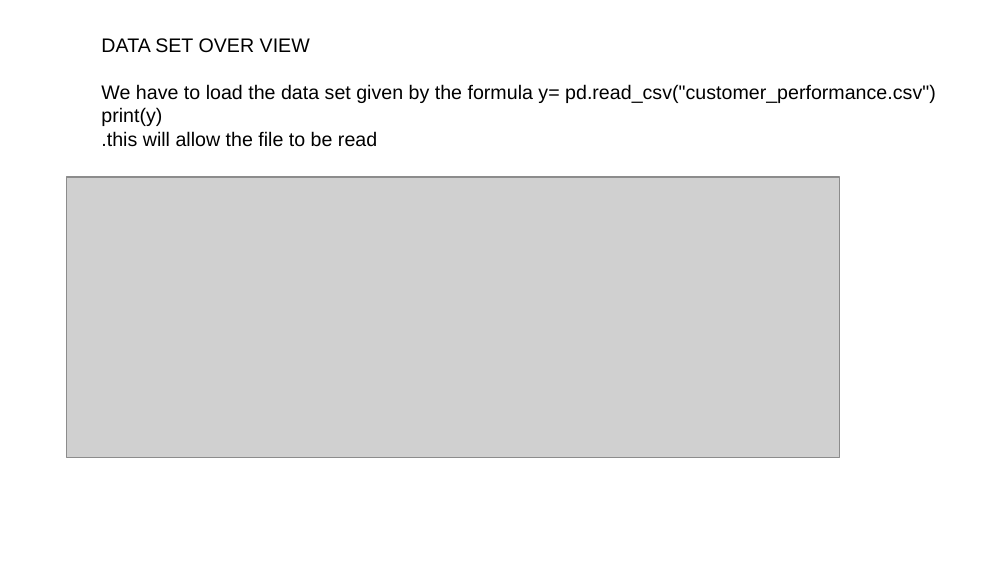
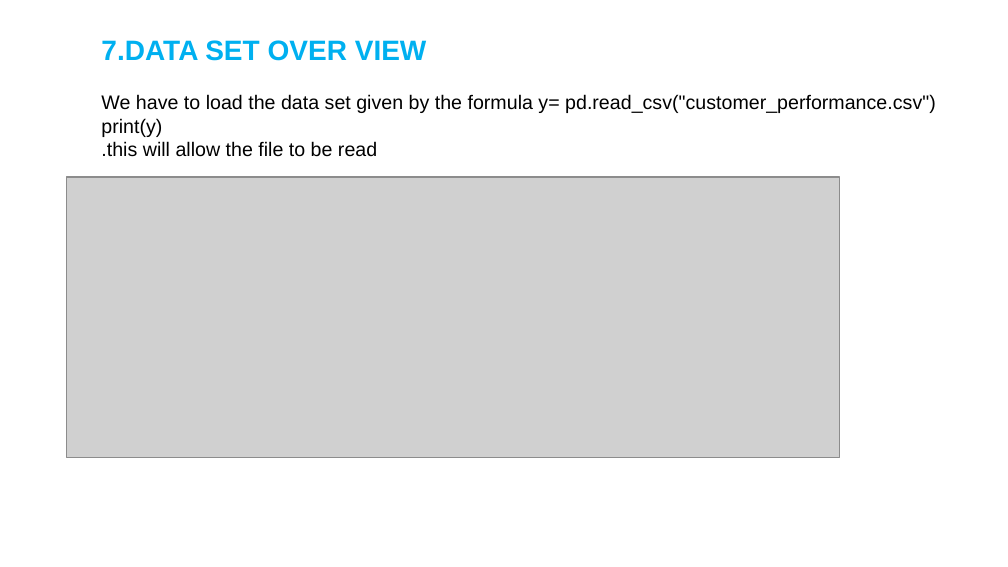
Before and after one commit to SafehEmmanuela/Final-Project, a slide deck: slide 8 of Power point presentation.pptx. Drawn at 1008x567 pixels with LibreOffice and Linux fonts; fonts in the diff are those of the drawing; grey boxes stand for pictures. Boxes give left, top, right and bottom in pixels: in the first picture for what was removed or moved away, otherwise in the second. Text is boxed around its words. In the diff, an @@ line names an element or a change of style, - is before the commit and + after.

```diff
--- a/Power point presentation.pptx
+++ b/Power point presentation.pptx
@@ text at (101, 40, 427, 61): text changed; size 14 to 20 pt; text colour #000000 to #00B0F0; bold on @@
-DATA SET OVER VIEW
+7.DATA SET OVER VIEW
```
Also in this commit, not shown: 6 other slides changed, 2 slides added, 3 slides removed, 1 other file.
